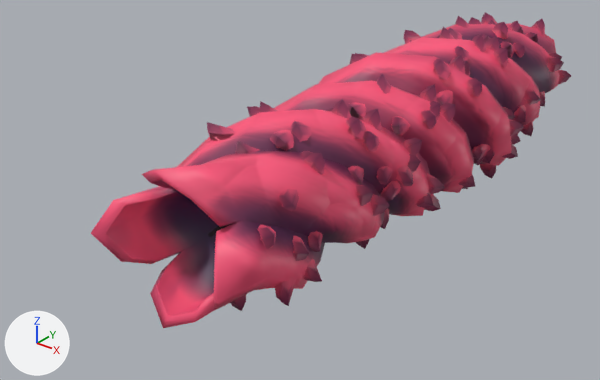
The FBX model Assets/GooTongue/GooTongue.fbx: old version first, new version second.
One viewpoint serves both versions: a camera (50 mm lens) standing at (8.99, -21.67, 6.85) and looking at (-1.04, -9.14, -0.92). The lights are fixed; the arrows at lower left show +X, +Y and +Z.

Objects in the first picture: 'Tongue.001'.
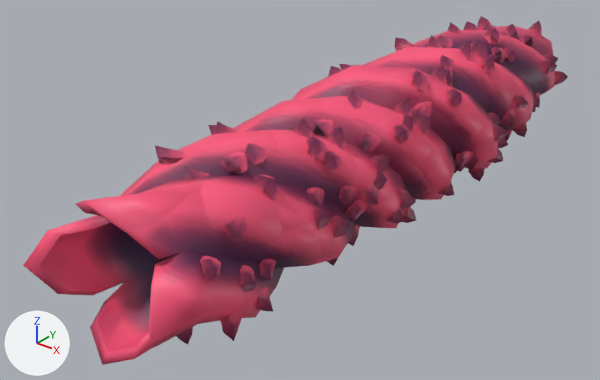
The newer file adds a shape key; the second version is drawn at full value of the shape key 'DickPull' of 'Tongue.001', and the change is written as the vertex moves it makes.

Changed parts and their boxes [x1, y1, x2, y2] in the pictures (600 x 380 px; the box of a moved part takes in the faces that stretch with it):
'Tongue.001', reshaped (14% wider, 10% taller)
    before: [91, 12, 571, 328]
    after: [23, 16, 568, 365]
part 1 of me_nurbscurve_003, moved or reshaped
    before: [257, 225, 276, 249]
    after: [200, 255, 221, 282]
part 2 of me_nurbscurve_003, moved or reshaped
    before: [274, 277, 296, 306]
    after: [220, 309, 244, 341]
part 3 of me_nurbscurve_003, moved or reshaped
    before: [230, 295, 246, 311]
    after: [177, 327, 193, 345]
part 4 of me_nurbscurve_003, moved or reshaped
    before: [292, 236, 309, 261]
    after: [240, 265, 257, 292]
part 5 of me_nurbscurve_003, moved or reshaped
    before: [236, 141, 260, 153]
    after: [182, 166, 209, 179]
part 6 of me_nurbscurve_003, moved or reshaped
    before: [279, 189, 299, 211]
    after: [225, 217, 247, 241]
part 7 of me_nurbscurve_003, moved or reshaped
    before: [304, 259, 322, 282]
    after: [255, 287, 273, 311]
part 8 of me_nurbscurve_003, moved or reshaped
    before: [207, 122, 235, 141]
    after: [155, 145, 185, 165]
part 9 of me_nurbscurve_003, moved or reshaped
    before: [270, 130, 294, 151]
    after: [221, 152, 248, 174]
part 10 of me_nurbscurve_003, moved or reshaped
    before: [308, 231, 323, 252]
    after: [259, 259, 277, 280]
part 11 of me_nurbscurve_003, moved or reshaped
    before: [260, 101, 277, 112]
    after: [216, 121, 236, 134]
part 12 of me_nurbscurve_003, moved or reshaped
    before: [291, 121, 312, 142]
    after: [245, 143, 268, 164]
part 13 of me_nurbscurve_003, moved or reshaped
    before: [91, 12, 571, 328]
    after: [23, 16, 568, 365]

What the commit changed:
me_nurbscurve_003 is used by ob_tongue_001; location (0.0, 0.0, 0.0).
me_nurbscurve_003 had 3675 vertices, 3176 faces and spanned x -1.95..2.03, y -14.35..0.2, z -2.02..1.93.
me_nurbscurve_003 now has 3675 vertices, 3176 faces and spans x -1.85..1.92, y -15.67..0.09, z -1.91..1.84.
me_nurbscurve_003 part 1: the loose piece of 19 vertices spanning x 0.89..1.45, y -12.98..-12.32, z 0.01..0.51 is moved by (-0.02, -1.28, 0.0).
me_nurbscurve_003 part 2: the loose piece of 19 vertices spanning x 1.1..1.61, y -12.79..-12.05, z -0.95..-0.47 is moved by (-0.03, -1.28, 0.02).
me_nurbscurve_003 part 3: the loose piece of 19 vertices spanning x 0.13..0.66, y -12.92..-12.29, z -1.35..-0.83 is moved by (-0.01, -1.29, 0.03).
me_nurbscurve_003 part 4: the loose piece of 19 vertices spanning x 0.98..1.63, y -12.32..-11.7, z -0.42..0.02 is scaled about its middle by (0.98, 1.04, 0.977), then moved by (-0.03, -1.26, 0.01).
me_nurbscurve_003 part 5: the loose piece of 19 vertices spanning x -0.17..0.28, y -12.17..-11.46, z 0.92..1.46 is scaled about its middle by (0.976, 1.05, 0.98), then moved by (0.0, -1.25, -0.02).
me_nurbscurve_003 part 6: the loose piece of 19 vertices spanning x 0.84..1.38, y -12.36..-11.65, z 0.51..0.89 is scaled about its middle by (0.981, 1.04, 0.976), then moved by (-0.03, -1.26, -0.01).
me_nurbscurve_003 part 7: the loose piece of 19 vertices spanning x 0.91..1.57, y -11.9..-11.35, z -1.0..-0.52 is scaled about its middle by (0.978, 1.05, 0.976), then moved by (-0.03, -1.25, 0.02).
me_nurbscurve_003 part 8: the loose piece of 19 vertices spanning x -0.95..-0.5, y -12.0..-11.26, z 1.01..1.53 is scaled about its middle by (0.976, 1.05, 0.979), then moved by (0.02, -1.24, -0.03).
me_nurbscurve_003 part 9: the loose piece of 19 vertices spanning x 0.04..0.51, y -11.59..-10.8, z 1.04..1.46 is scaled about its middle by (0.974, 1.07, 0.974), then moved by (-0.01, -1.21, -0.03).
me_nurbscurve_003 part 10: the loose piece of 19 vertices spanning x 0.92..1.46, y -11.75..-11.02, z -0.47..-0.02 is scaled about its middle by (0.978, 1.06, 0.975), then moved by (-0.03, -1.23, 0.01).
me_nurbscurve_003 part 11: the loose piece of 19 vertices spanning x -0.72..-0.16, y -10.86..-10.33, z 1.06..1.61 is scaled about its middle by (0.97, 1.08, 0.972), then moved by (0.01, -1.16, -0.03).
me_nurbscurve_003 part 12: the loose piece of 19 vertices spanning x 0.18..0.56, y -11.14..-10.39, z 1.07..1.57 is scaled about its middle by (0.97, 1.08, 0.974), then moved by (-0.01, -1.18, -0.03).
me_nurbscurve_003 part 13: 3219 of 3675 vertices moved; they spanned x -1.95..2.03, y -14.35..0.2, z -2.02..1.93 and now span x -1.85..1.92, y -15.67..0.09, z -1.91..1.84; mean shift (-0.01, -0.66, 0.0); largest move (-1.33, -14.35, 0.17) -> (-1.31, -15.67, 0.17).
